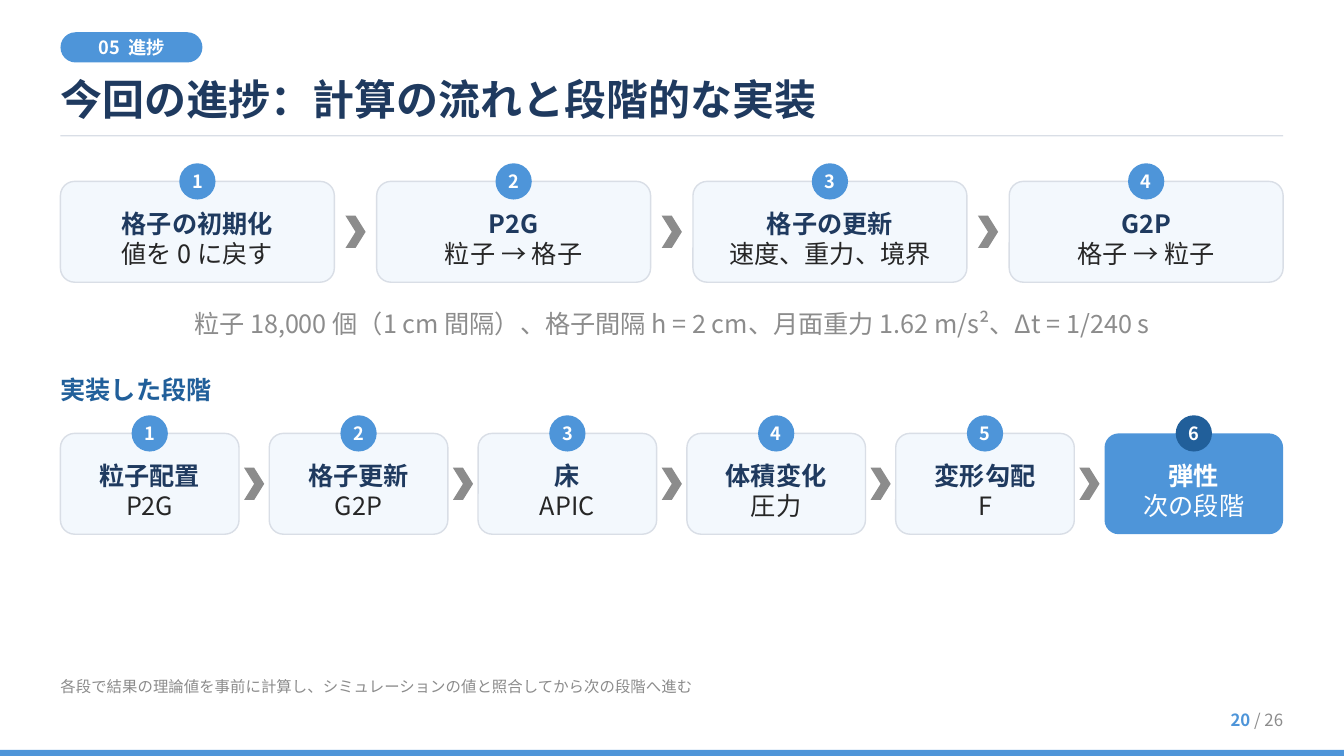
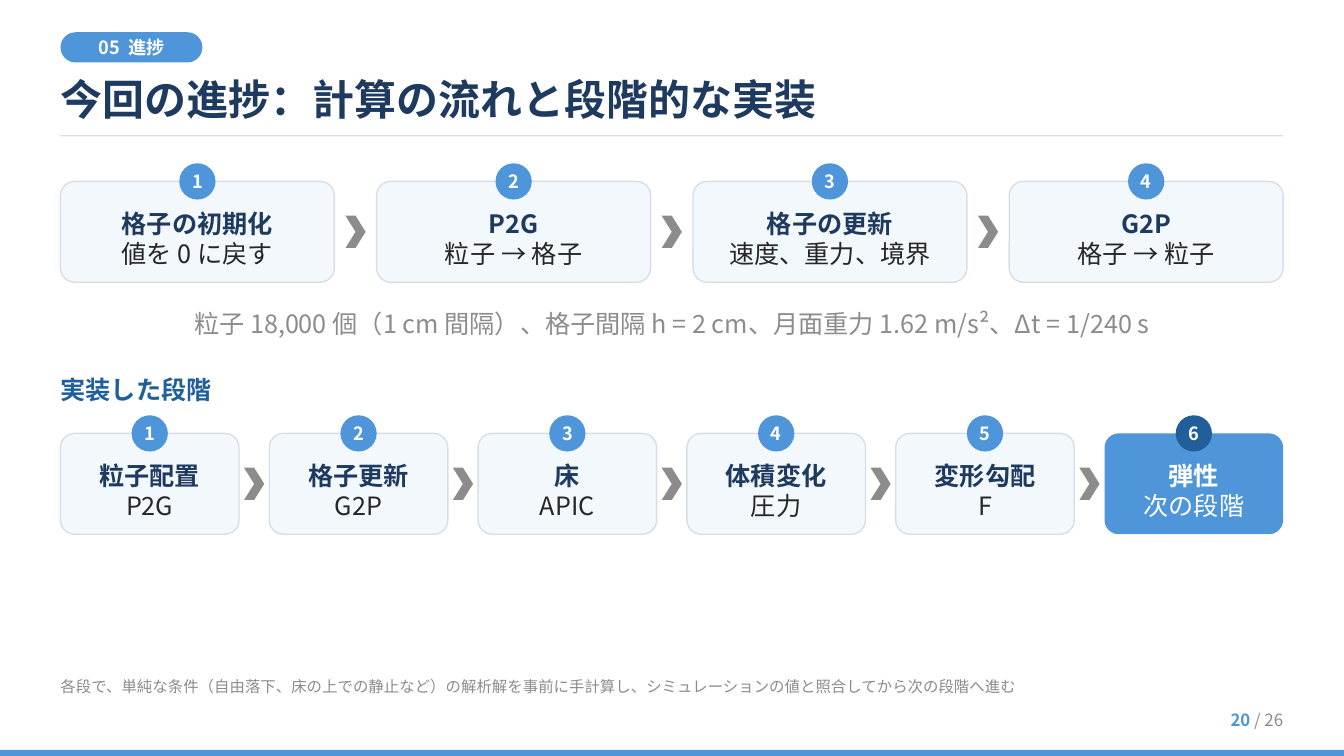
Before and after one commit to niki0113/MyProject5, a slide deck: slide 20 of Docs/Slides/S2520110_仁木祥真_20261028.pptx. Drawn at 1344x756 pixels with LibreOffice and Linux fonts; fonts in the diff are those of the drawing. Boxes give left, top, right and bottom in pixels: in the first picture for what was removed or moved away, otherwise in the second. Text is boxed around its words. In the diff, an @@ line names an element or a change of style, - is before the commit and + after.

```diff
--- a/Docs/Slides/S2520110_仁木祥真_20261028.pptx
+++ b/Docs/Slides/S2520110_仁木祥真_20261028.pptx
@@ text at [60, 679, 1015, 693]: text changed @@
-各段で結果の理論値を事前に計算し、シミュレーションの値と照合してから次の段階へ進む
+各段で、単純な条件（自由落下、床の上での静止など）の解析解を事前に手計算し、シミュレーションの値と照合してから次の段階へ進む
```
Also in this commit, not shown: 3 other slides changed, 1 other file.
